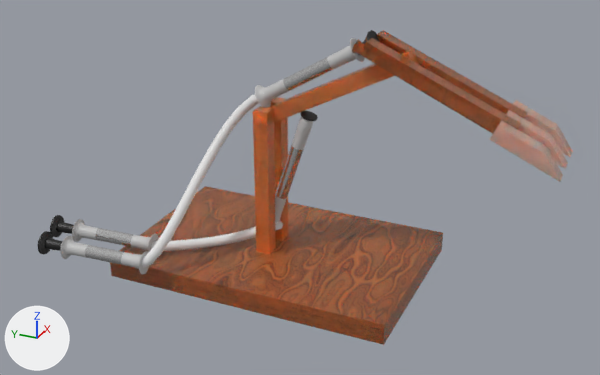
What one commit did to the Blender file MUCYM/Assets/Models/BrazosHidraulicos/Brazo Pala/pala hidraulica.blend.
One viewpoint serves both versions: a camera (50 mm lens) standing at (-5.44, -2.62, 3.35) and looking at (-0.2, -0.26, 0.73). Lighting does not change. The marker at lower left points along +X, +Y and +Z.

Objects in the first picture: 'BezierCurve', 'BezierCurve.001', 'Cabeza jeringa', 'Cabeza jeringa.001', 'Cabeza jeringa.002', 'Cabeza jeringa.003', 'Cube', 'Cube.002', 'Cube.003', 'Cube.005', 'Jeringa1', 'Jeringa1.001', 'Jeringa1.002', 'Jeringa1.003'.
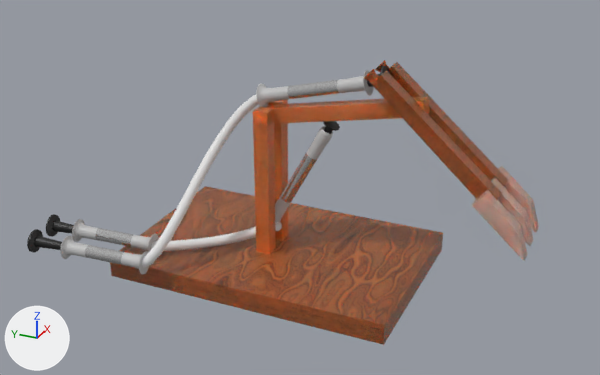
Pixel boxes [x1, y1, x2, y2] of what changed, in the pictures (600 x 375 px):
```json
{"object": "Cube.003", "change": "moved, turned", "before": [352, 30, 527, 134], "after": [364, 60, 508, 200]}
{"object": "Cube.005", "change": "moved, turned", "before": [490, 100, 573, 182], "after": [472, 166, 539, 261]}
{"object": "Cube.002", "change": "turned", "before": [268, 48, 419, 122], "after": [267, 96, 430, 124]}
{"object": "Jeringa1.002", "change": "turned", "before": [255, 38, 365, 107], "after": [256, 70, 374, 107]}
{"object": "Jeringa1.001", "change": "turned", "before": [275, 117, 313, 230], "after": [275, 126, 333, 231]}
{"object": "BezierCurve.001", "change": "turned", "before": [142, 93, 264, 268], "after": [142, 95, 258, 268]}
{"object": "Cabeza jeringa.001", "change": "moved", "before": [38, 231, 63, 254], "after": [27, 229, 62, 252]}
{"object": "Cabeza jeringa", "change": "moved", "before": [50, 215, 74, 237], "after": [46, 214, 74, 237]}
{"object": "Cabeza jeringa.003", "change": "moved, turned", "before": [300, 111, 318, 121], "after": [323, 121, 340, 134]}
{"object": "Cabeza jeringa.002", "change": "moved, turned", "before": [357, 30, 380, 56], "after": [367, 66, 390, 87]}
```

Edits to the scene script, one JSON object a line:
```json
{"op": "set", "path": "ob_cube_002.rotation_euler", "old": "(1.094, 0.0, 0.0)", "new": "(1.384, 0.0, 0.0)", "note": "degrees (63, 0, 0) -> degrees (79, 0, 0)"}
{"op": "set", "path": "ob_cube_003.location", "old": "(0.122, -0.784, 1.819)", "new": "(0.122, -0.872, 1.591)"}
{"op": "set", "path": "ob_cube_003.rotation_euler", "old": "(1.982, 0.0, 0.0)", "new": "(2.293, 0.0, 0.0)", "note": "degrees (114, 0, 0) -> degrees (131, 0, 0)"}
{"op": "set", "path": "ob_cube_005.location", "old": "(0.004, -1.736, 1.401)", "new": "(0.004, -1.666, 0.884)"}
{"op": "set", "path": "ob_cube_005.rotation_euler", "old": "(0.429, 0.0, 0.0)", "new": "(0.731, 0.0, 0.0)", "note": "degrees (25, 0, 0) -> degrees (42, 0, 0)"}
{"op": "set", "path": "ob_cabeza_jeringa.location", "old": "(-0.67, 1.753, 0.203)", "new": "(-0.674, 1.793, 0.204)"}
{"op": "set", "path": "ob_jeringa1_001.rotation_euler", "old": "(-2.858, 0.148, -0.459)", "new": "(-2.638, 0.001, 0.00663)", "note": "degrees (-164, 8.5, -26) -> degrees (-151, 0.1, 0.4)"}
{"op": "set", "path": "ob_jeringa1_002.rotation_euler", "old": "(-2.161, 0.411, -0.258)", "new": "(-1.816, 0.0241, -0.0108)", "note": "degrees (-124, 24, -15) -> degrees (-104, 1.4, -0.6)"}
{"op": "set", "path": "ob_cabeza_jeringa_001.location", "old": "(-0.94, 1.651, 0.203)", "new": "(-0.949, 1.745, 0.205)"}
{"op": "set", "path": "ob_beziercurve_001.rotation_euler", "old": "(0.0, 0.0, 0.0)", "new": "(0.0, 0.00999, 0.0)", "note": "degrees (0, 0, 0) -> degrees (0, 0.6, 0)"}
{"op": "set", "path": "ob_cabeza_jeringa_002.location", "old": "(0.002, -0.764, 1.86)", "new": "(0.008, -0.858, 1.607)"}
{"op": "set", "path": "ob_cabeza_jeringa_002.rotation_euler", "old": "(1.015, -0.492, 0.295)", "new": "(1.305, 0.00829, 0.0056)", "note": "degrees (58, -28, 17) -> degrees (75, 0.5, 0.3)"}
{"op": "set", "path": "ob_cabeza_jeringa_003.location", "old": "(0.006, -0.246, 1.252)", "new": "(0.01, -0.431, 1.209)"}
{"op": "set", "path": "ob_cabeza_jeringa_003.rotation_euler", "old": "(0.297, -0.156, 0.459)", "new": "(0.481, 0.00977, 0.00681)", "note": "degrees (17, -8.9, 26) -> degrees (28, 0.6, 0.4)"}
```
